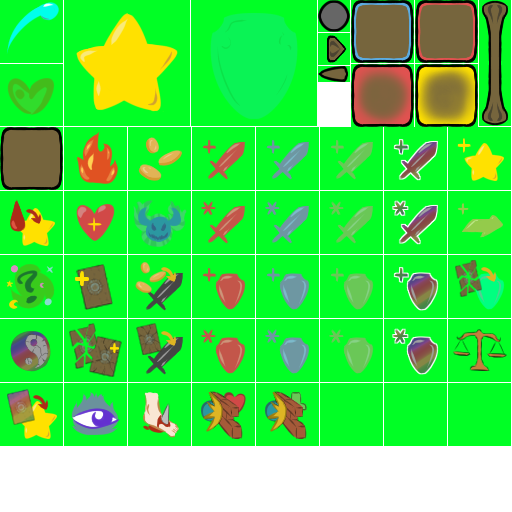
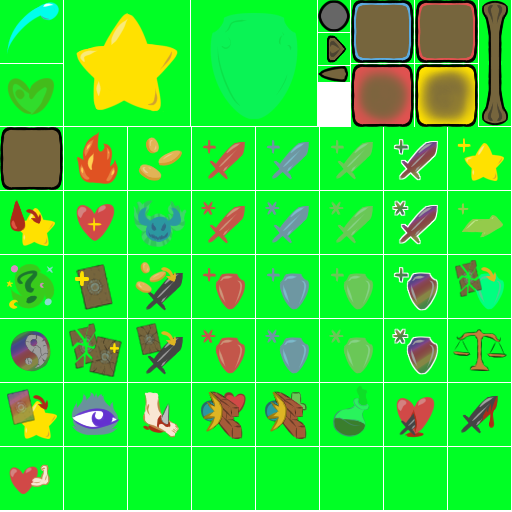
Layered file, before and after one edit (512x512). Changes by layer:
painted on "Calque de dessin 19" (1st of 8, in "Copier de Calque de groupe 18") over <box>0,385,511,510</box>
painted on "Calque de dessin 17" (3rd of 7, in "Copier de Calque de groupe 18") over <box>0,385,511,510</box>
painted on "Calque de dessin 19" (2nd of 8, in "Copier de Calque de groupe 18") over <box>0,385,511,510</box>
painted on "Calque de dessin 17" (4th of 7, in "Copier de Calque de groupe 18") over <box>0,385,511,510</box>
painted on "Calque de dessin 19" (3rd of 8, in "Copier de Calque de groupe 18") over <box>0,385,511,510</box>
painted on "Calque de dessin 17" (5th of 7, in "Copier de Calque de groupe 18") over <box>0,385,511,510</box>
painted on "Calque de dessin 19" (7th of 8, in "Calque de groupe 18") over <box>0,385,511,510</box>
painted on "Calque de dessin 17 Fusionnés" (2nd of 11, in "Calque de groupe 18") over <box>0,385,511,510</box>
painted on "Calque de dessin 25" (2nd of 8, in "Copier de Calque de groupe 18") over <box>0,385,511,510</box>
painted on "Calque de dessin 17 Fusionnés" (5th of 11, in "Copier de Calque de groupe 18") over <box>0,385,511,510</box>
painted on "Calque de dessin 25" (4th of 8, in "Copier de Calque de groupe 18") over <box>0,385,511,510</box>
painted on "Calque de dessin 17 Fusionnés" (7th of 11, in "Copier de Calque de groupe 18") over <box>0,385,511,510</box>
painted on "Calque de dessin 26" over <box>0,385,511,510</box>
painted on "Calque de dessin 25" (7th of 8, in "Copier de Calque de groupe 18") over <box>0,385,511,510</box>
painted on "Calque de dessin 17 Fusionnés" (10th of 11, in "Copier de Calque de groupe 18") over <box>0,385,511,510</box>
painted on "Calque de dessin 25" (8th of 8, in "Copier de Calque de groupe 18") over <box>0,385,511,510</box>
painted on "Calque de dessin 17 Fusionnés" (11th of 11, in "Copier de Calque de groupe 18") over <box>0,385,511,510</box>
…and 30 more changes (26 added, 4 painted)
